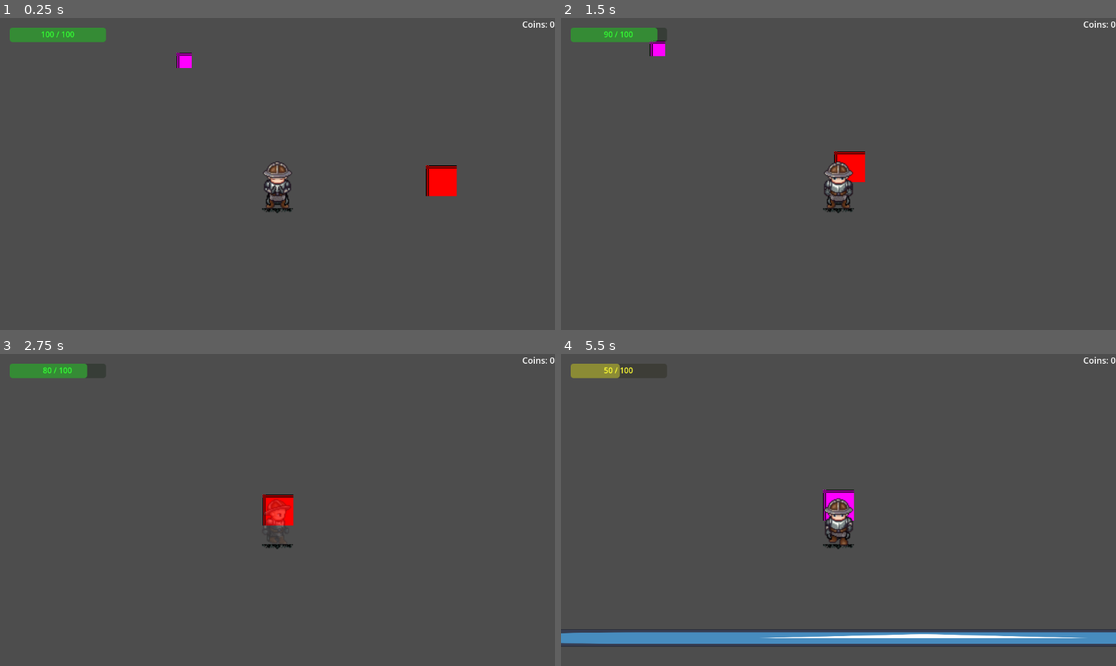
Above: before the commit, frames 1-4 (two rows, left to right).
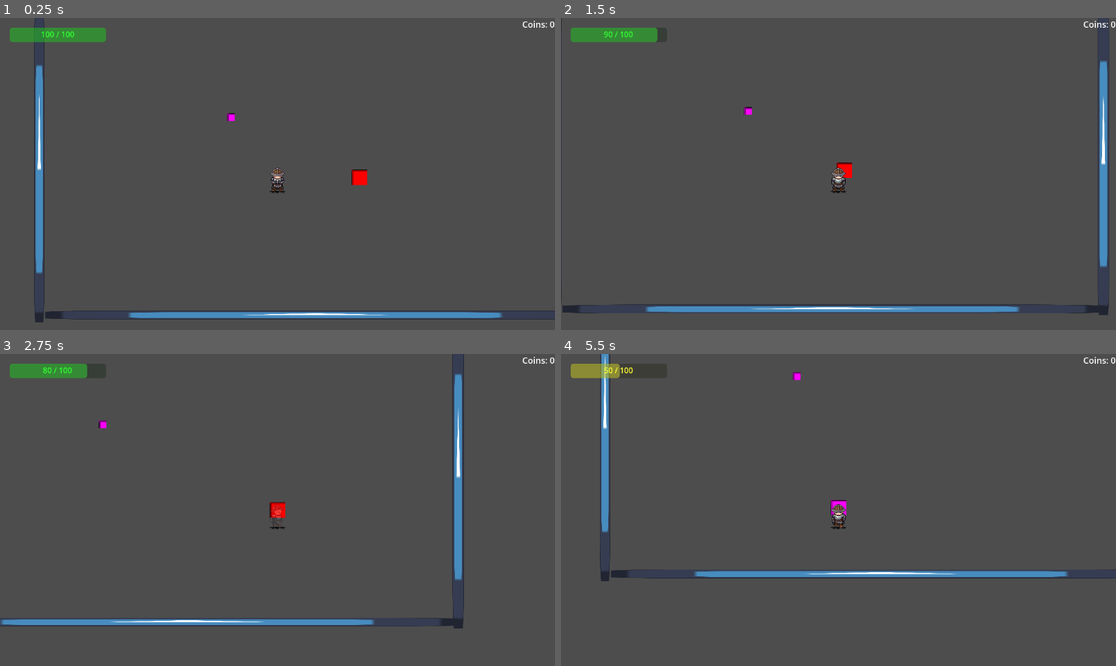
Above: after the commit, the same moments.

Repository: koukous/late-adventure
Game: Godot game, scene res://scenes/world.tscn
Two runs of this game, one before a commit and one after it. Both use one fixed random seed, a clock stepped at 60 frames per second and the inputs below. This scene is started directly instead of the project's main scene. The engine's default icon, where the game draws it, is replaced by a stand-in: a white triangle on a blue panel in a dark square. Sound files missing from this copy of the repository are replaced by a short silence.
Inputs (mouse positions are in pixels of both pictures, inside the frame that each line leads up to):
- Up to frame 1 (0.25 s): no input
- Up to frame 2 (1.5 s): tap Enter (ui_accept) at 0.5, 0.6, 0.77, 1.07 s; move the mouse to (960, 158) at 0.52 s; hold D (move_right) 0.53-1.28 s; move the mouse to (727, 189) at 1.27 s; hold S (move_down) from 1.28 s (still down); click (727, 189) at 1.35 s
- Up to frame 3 (2.75 s): tap Enter (ui_accept) at 1.52, 1.55, 1.82, 2.1 s; move the mouse to (333, 441) at 2.02 s; release S (move_down) at 2.03 s; hold D (move_right) from 2.03 s (still down)
- Up to frame 4 (5.5 s): move the mouse to (810, 572) at 2.77 s; release D (move_right) at 2.78 s; hold W (move_up) 2.78-3.53 s; click (810, 572) at 2.85 s; tap Enter (ui_accept) at 3.02, 3.05, 3.32, 3.6, 3.77, 4.07, 4.52, 4.55, 4.82, 5.1 s; move the mouse to (1005, 556) at 3.52 s; hold A (move_left) 3.53-5.03 s; move the mouse to (672, 463) at 4.27 s; click (672, 463) at 4.35 s; move the mouse to (866, 510) at 5.02 s; hold S (move_down) from 5.03 s (still down)

The runs differ from the first frame. In frame 1, 4.4% of the frame differs, in the area x 6-100%, y 0-98%; in frame 2, 4.2%; in frame 3, 3.3%; in frame 4, 7.7%, in the area x 0-100%, y 0-94%.

Commit message:
adding gathering resource

Diff:
--- a/project.godot
+++ b/project.godot
@@ -11,7 +11,7 @@
 [application]
 
 config/name="late adventure"
-run/main_scene="uid://dpqdp8ukrutmk"
+run/main_scene="uid://bkkwnmymilnn5"
 config/features=PackedStringArray("4.6", "Forward Plus")
 config/icon="res://icon.svg"
 
@@ -21,6 +21,10 @@
 GlobalUi="*uid://ljqwv3c267ff"
 SceneManager="*uid://7ubni2pn1s2n"
 DialogueUI="*uid://khsalhy0nbt4"
+
+[display]
+
+window/size/mode=3
 
 [file_customization]
 
--- /dev/null
+++ b/resources/flower.tres
@@ -0,0 +1,9 @@
+[gd_resource type="Resource" script_class="ItemData" format=3 uid="uid://p4ms43hxqqo5"]
+
+[ext_resource type="Script" uid="uid://c4xjbmk0lvhi7" path="res://scripts/item_data.gd" id="1_xijev"]
+
+[resource]
+script = ExtResource("1_xijev")
+item_name = "Wild Flower"
+description = "A colorful flower from the wilderness"
+metadata/_custom_type_script = "uid://c4xjbmk0lvhi7"
--- /dev/null
+++ b/resources/tree.tres
@@ -0,0 +1,9 @@
+[gd_resource type="Resource" script_class="ItemData" format=3 uid="uid://cek7d6uasyavu"]
+
+[ext_resource type="Script" uid="uid://c4xjbmk0lvhi7" path="res://scripts/item_data.gd" id="1_6sb0g"]
+
+[resource]
+script = ExtResource("1_6sb0g")
+item_name = "tree"
+description = "tree log"
+metadata/_custom_type_script = "uid://c4xjbmk0lvhi7"
--- a/scenes/global/GlobalUI.tscn
+++ b/scenes/global/GlobalUI.tscn
@@ -2,7 +2,7 @@
 
 [ext_resource type="Script" uid="uid://ljqwv3c267ff" path="res://scripts/global_ui.gd" id="1_kkq6e"]
 [ext_resource type="PackedScene" uid="uid://5yr8sq54vd8q" path="res://scenes/InventoryUI.tscn" id="2_lnbkq"]
-[ext_resource type="PackedScene" uid="uid://brwq0x8x8cs4g" path="res://scenes/HealtUI.tscn" id="3_5faa8"]
+[ext_resource type="PackedScene" uid="uid://brwq0x8x8cs4g" path="res://scenes/HealthUI.tscn" id="3_5faa8"]
 
 [node name="GlobalUi" type="CanvasLayer" unique_id=1810816273]
 script = ExtResource("1_kkq6e")
--- /dev/null
+++ b/scenes/global/ResourceFlower.tscn
@@ -0,0 +1,30 @@
+[gd_scene format=3 uid="uid://7ihs34pgrouf"]
+
+[ext_resource type="Script" uid="uid://djepofernmmux" path="res://scripts/gatherable_resource.gd" id="1_vin3y"]
+[ext_resource type="Resource" uid="uid://p4ms43hxqqo5" path="res://resources/flower.tres" id="2_13xww"]
+
+[sub_resource type="CircleShape2D" id="CircleShape2D_13xww"]
+radius = 15.0
+
+[node name="ResourceFlower" type="Area2D" unique_id=1871797296]
+script = ExtResource("1_vin3y")
+resource_item = ExtResource("2_13xww")
+
+[node name="FlowerVisual" type="ColorRect" parent="." unique_id=41329013]
+offset_left = -10.0
+offset_top = -10.0
+offset_right = 10.0
+offset_bottom = 10.0
+color = Color(1, 0.4117647, 0.7058824, 1)
+
+[node name="CollisionShape2D" type="CollisionShape2D" parent="." unique_id=1618677795]
+shape = SubResource("CircleShape2D_13xww")
+
+[node name="Label" type="Label" parent="." unique_id=238017876]
+visible = false
+offset_left = -40.0
+offset_top = -40.0
+offset_right = 90.0
+offset_bottom = -17.0
+theme_override_font_sizes/font_size = 12
+text = "Press E to gather"
--- /dev/null
+++ b/scenes/global/resourceWood.tscn
@@ -0,0 +1,36 @@
+[gd_scene format=3 uid="uid://dyb0vlc76fbf1"]
+
+[ext_resource type="Script" uid="uid://djepofernmmux" path="res://scripts/gatherable_resource.gd" id="1_uyq4f"]
+[ext_resource type="Script" uid="uid://c4xjbmk0lvhi7" path="res://scripts/item_data.gd" id="2_gpdo8"]
+
+[sub_resource type="Resource" id="Resource_hv3yj"]
+script = ExtResource("2_gpdo8")
+item_name = "wood"
+description = "wood log"
+metadata/_custom_type_script = "uid://c4xjbmk0lvhi7"
+
+[sub_resource type="CircleShape2D" id="CircleShape2D_13xww"]
+radius = 15.0
+
+[node name="ResourceWood" type="Area2D" unique_id=562034828]
+script = ExtResource("1_uyq4f")
+resource_item = SubResource("Resource_hv3yj")
+
+[node name="WoodVisual" type="ColorRect" parent="." unique_id=41329013]
+offset_left = -10.0
+offset_top = -10.0
+offset_right = 10.0
+offset_bottom = 10.0
+color = Color(0.5701847, 0.19264224, 0, 1)
+
+[node name="CollisionShape2D" type="CollisionShape2D" parent="." unique_id=1618677795]
+shape = SubResource("CircleShape2D_13xww")
+
+[node name="Label" type="Label" parent="." unique_id=238017876]
+visible = false
+offset_left = -40.0
+offset_top = -40.0
+offset_right = 90.0
+offset_bottom = -17.0
+theme_override_font_sizes/font_size = 12
+text = "Press E to gather"
--- /dev/null
+++ b/scenes/maps/wilderness_forest.tscn
@@ -0,0 +1,87 @@
+[gd_scene format=3 uid="uid://76at8rlyrjop"]
+
+[ext_resource type="PackedScene" uid="uid://lb31uy8m4d78" path="res://scenes/buildings/tree.tscn" id="1_p0ori"]
+[ext_resource type="PackedScene" uid="uid://bkpyaft2y2e6y" path="res://scenes/player.tscn" id="2_0nknu"]
+[ext_resource type="PackedScene" uid="uid://blrghfb0id5hc" path="res://scenes/global/GlobalUI.tscn" id="3_qrpwe"]
+[ext_resource type="PackedScene" uid="uid://4035bihmolck" path="res://scenes/Enemy.tscn" id="4_qrpwe"]
+[ext_resource type="Script" uid="uid://cegwe11lpx4iy" path="res://scripts/global/exist_door.gd" id="5_qssl3"]
+[ext_resource type="PackedScene" uid="uid://7ihs34pgrouf" path="res://scenes/global/ResourceFlower.tscn" id="6_ojn3t"]
+[ext_resource type="PackedScene" uid="uid://dyb0vlc76fbf1" path="res://scenes/global/resourceWood.tscn" id="7_61dda"]
+
+[sub_resource type="RectangleShape2D" id="RectangleShape2D_ojn3t"]
+size = Vector2(100, 60)
+
+[node name="Wilderness" type="Node2D" unique_id=97569403]
+
+[node name="Ground" type="ColorRect" parent="." unique_id=12076778]
+offset_left = -1500.0
+offset_top = -1535.0
+offset_right = 1500.0
+offset_bottom = 1465.0
+color = Color(0.1764706, 0.3137255, 0.08627451, 1)
+
+[node name="Tree" parent="." unique_id=331852306 instance=ExtResource("1_p0ori")]
+position = Vector2(558, 254)
+
+[node name="Tree2" parent="." unique_id=1318504770 instance=ExtResource("1_p0ori")]
+position = Vector2(-481, 143)
+
+[node name="Tree3" parent="." unique_id=1711845003 instance=ExtResource("1_p0ori")]
+position = Vector2(609, -468)
+
+[node name="Tree4" parent="." unique_id=1486523723 instance=ExtResource("1_p0ori")]
+position = Vector2(-344, -327)
+
+[node name="Tree5" parent="." unique_id=693816580 instance=ExtResource("1_p0ori")]
+position = Vector2(200, -514)
+
+[node name="PlayerSpawn" type="Marker2D" parent="." unique_id=1992827916 groups=["player_spawn"]]
+
+[node name="Camera2D" type="Camera2D" parent="." unique_id=738757767]
+enabled = false
+limit_left = -1500
+limit_top = -1500
+limit_right = 1500
+limit_bottom = 1500
+
+[node name="Player" parent="." unique_id=1202437955 instance=ExtResource("2_0nknu")]
+
+[node name="GlobalUi" parent="." unique_id=1810816273 instance=ExtResource("3_qrpwe")]
+
+[node name="Enemy" parent="." unique_id=157909595 instance=ExtResource("4_qrpwe")]
+position = Vector2(591, -313)
+
+[node name="Enemy2" parent="." unique_id=1993720399 instance=ExtResource("4_qrpwe")]
+position = Vector2(-537, -91)
+
+[node name="ReturnGate" type="Area2D" parent="." unique_id=1526667867]
+position = Vector2(0, -700)
+script = ExtResource("5_qssl3")
+spawn_position_in_village = Vector2(400, 100)
+
+[node name="CollisionShape2D" type="CollisionShape2D" parent="ReturnGate" unique_id=459001442]
+position = Vector2(4, -54)
+shape = SubResource("RectangleShape2D_ojn3t")
+
+[node name="GateVisual" type="ColorRect" parent="." unique_id=2026315147]
+offset_left = -45.0
+offset_top = -782.0
+offset_right = 55.0
+offset_bottom = -722.0
+color = Color(0.5019608, 0.5019608, 0.5019608, 1)
+
+[node name="Label" type="Label" parent="." unique_id=1356497281]
+offset_left = -21.0
+offset_top = -803.0
+offset_right = 57.0
+offset_bottom = -780.0
+text = "To Village "
+
+[node name="ResourceFlower" parent="." unique_id=1353171926 instance=ExtResource("6_ojn3t")]
+position = Vector2(-847, -375)
+
+[node name="ResourceFlower2" parent="." unique_id=1429803929 instance=ExtResource("6_ojn3t")]
+position = Vector2(341, -435)
+
+[node name="ResourceWood" parent="." unique_id=1847252650 instance=ExtResource("7_61dda")]
+position = Vector2(669, 36)
--- a/scenes/player.tscn
+++ b/scenes/player.tscn
@@ -374,4 +374,3 @@
 stream = ExtResource("5_fjrip")
 
 [node name="Camera2D" type="Camera2D" parent="." unique_id=261340826]
-zoom = Vector2(2, 2)
--- a/scenes/village.tscn
+++ b/scenes/village.tscn
@@ -10,6 +10,10 @@
 [ext_resource type="PackedScene" uid="uid://lb31uy8m4d78" path="res://scenes/buildings/tree.tscn" id="8_53v4c"]
 [ext_resource type="PackedScene" uid="uid://bkpyaft2y2e6y" path="res://scenes/player.tscn" id="9_7sh0f"]
 [ext_resource type="PackedScene" uid="uid://blrghfb0id5hc" path="res://scenes/global/GlobalUI.tscn" id="10_pa23k"]
+[ext_resource type="Script" uid="uid://cnvx2stfmam87" path="res://scripts/global/building_entrence.gd" id="11_oiag1"]
+
+[sub_resource type="RectangleShape2D" id="RectangleShape2D_pa23k"]
+size = Vector2(120, 40)
 
 [node name="Village" type="Node2D" unique_id=1882130929]
 y_sort_enabled = true
@@ -85,3 +89,27 @@
 position = Vector2(363, 346)
 
 [node name="GlobalUi" parent="." unique_id=1810816273 instance=ExtResource("10_pa23k")]
+
+[node name="WildernessGate" type="Area2D" parent="." unique_id=1476512276]
+position = Vector2(400, 50)
+script = ExtResource("11_oiag1")
+interior_scene_path = "uid://76at8rlyrjop"
+spawn_position_in_interior = Vector2(0, 650)
+
+[node name="CollisionShape2D" type="CollisionShape2D" parent="WildernessGate" unique_id=222227422]
+position = Vector2(0, -27)
+shape = SubResource("RectangleShape2D_pa23k")
+
+[node name="ColorRect" type="ColorRect" parent="WildernessGate" unique_id=288269689]
+offset_left = -60.0
+offset_top = -60.0
+offset_right = 60.0
+offset_bottom = -20.0
+color = Color(0.39607844, 0.2627451, 0.12941177, 1)
+
+[node name="Label" type="Label" parent="WildernessGate" unique_id=1729745503]
+offset_left = 76.0
+offset_top = -44.0
+offset_right = 254.0
+offset_bottom = -21.0
+text = "To Wilderness (Press E)"
--- a/scenes/world.tscn
+++ b/scenes/world.tscn
@@ -3,7 +3,7 @@
 [ext_resource type="Script" uid="uid://dfw0b06osjk6p" path="res://scripts/world.gd" id="1_4mrxx"]
 [ext_resource type="PackedScene" uid="uid://4035bihmolck" path="res://scenes/Enemy.tscn" id="1_71j4m"]
 [ext_resource type="PackedScene" uid="uid://bkpyaft2y2e6y" path="res://scenes/player.tscn" id="2_qfnet"]
-[ext_resource type="PackedScene" uid="uid://brwq0x8x8cs4g" path="res://scenes/HealtUI.tscn" id="3_i7141"]
+[ext_resource type="PackedScene" uid="uid://brwq0x8x8cs4g" path="res://scenes/HealthUI.tscn" id="3_i7141"]
 [ext_resource type="Texture2D" uid="uid://c40kaqdpey8se" path="res://icon.svg" id="4_4mrxx"]
 [ext_resource type="AudioStream" uid="uid://cu0bcnkej7yir" path="res://sounds/music/level1-step1.wav" id="5_7r4gi"]
 [ext_resource type="PackedScene" uid="uid://b7x5h0bi8w647" path="res://scenes/ItemPickup.tscn" id="6_qfnet"]
--- /dev/null
+++ b/scripts/gatherable_resource.gd
@@ -0,0 +1,63 @@
+extends Area2D
+# Gatherable resource - flowers, herbs, wood, etc.
+
+@export var resource_item: ItemData  # What item this gives
+@export var resource_amount: int = 1
+@export var respawn_time: float = 30.0  # Seconds to respawn
+
+var player_in_range: bool = false
+var is_gathered: bool = false
+var prompt_label: Label
+
+func _ready():
+	body_entered.connect(_on_body_entered)
+	body_exited.connect(_on_body_exited)
+
+	prompt_label = get_node_or_null("PromptLabel")
+	if prompt_label:
+		prompt_label.visible = false
+
+func _on_body_entered(body):
+	if body.is_in_group("player") and not is_gathered:
+		player_in_range = true
+		show_prompt()
+
+func _on_body_exited(body):
+	if body.is_in_group("player"):
+		player_in_range = false
+		hide_prompt()
+
+func _process(_delta):
+	if player_in_range and not is_gathered and Input.is_action_just_pressed("ui_accept"):
+		gather()
+
+func gather():
+	is_gathered = true
+	player_in_range = false
+	hide_prompt()
+
+	# Add to inventory
+	var inventory = get_node("/root/InventoryManager")
+	if inventory and resource_item:
+		inventory.add_item(resource_item, resource_amount)
+		print("Gathered ", resource_amount, "x ", resource_item.item_name)
+
+	# Hide visual
+	visible = false
+
+	# Respawn after time
+	await get_tree().create_timer(respawn_time).timeout
+	respawn()
+
+func respawn():
+	is_gathered = false
+	visible = true
+	print("Resource respawned!")
+
+func show_prompt():
+	if prompt_label:
+		prompt_label.visible = true
+
+func hide_prompt():
+	if prompt_label:
+		prompt_label.visible = false
--- /dev/null
+++ b/scripts/return_gate.gd
@@ -0,0 +1,11 @@
+extends Area2D
+
+
+# Called when the node enters the scene tree for the first time.
+func _ready() -> void:
+	pass # Replace with function body.
+
+
+# Called every frame. 'delta' is the elapsed time since the previous frame.
+func _process(delta: float) -> void:
+	pass
Renamed: scenes/HealtUI.tscn -> scenes/HealthUI.tscn
Not shown, added: scripts/gatherable_resource.gd.uid
Not shown, added: scripts/return_gate.gd.uid
